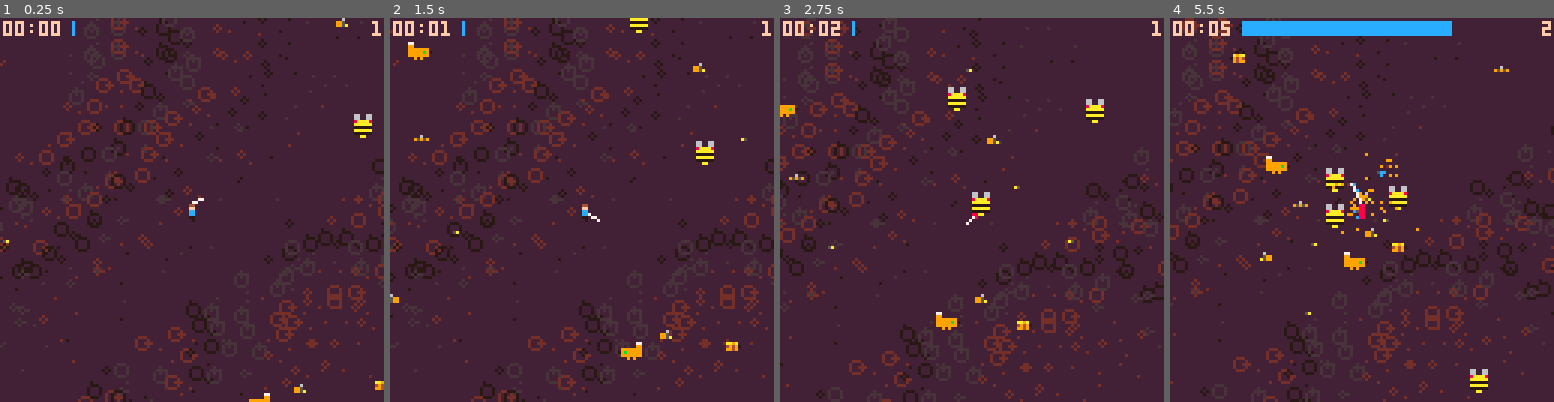
Above: before the commit, frames 1-4 (left to right).
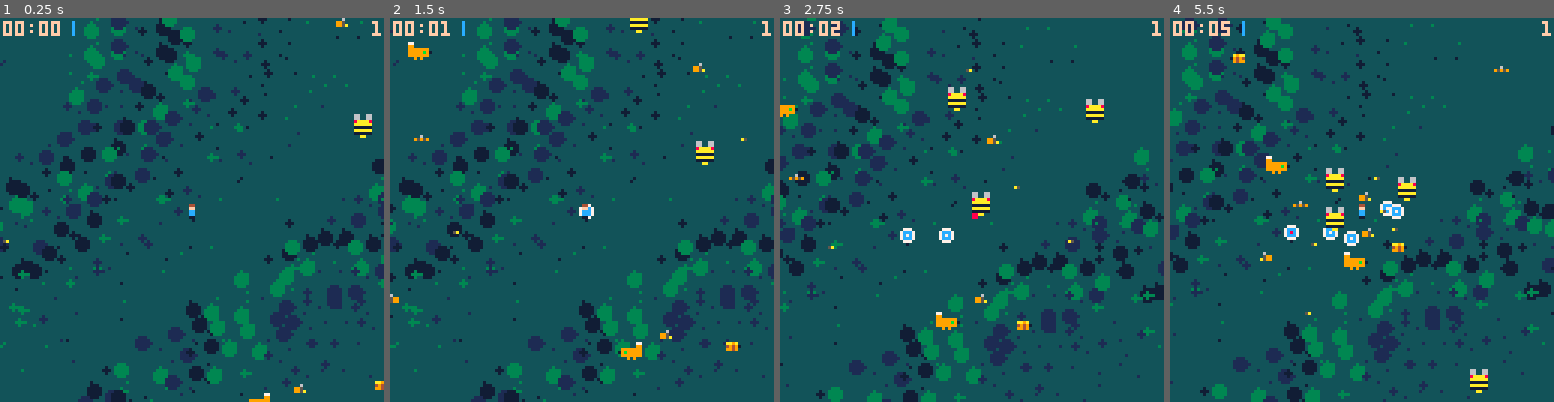
Above: after the commit, the same moments.

Repository: darabos/pico-8-projects
Game: PICO-8 cartridge buzz-survivor.p8
The game is run twice, just before and just after one commit, with the same random seed, the same clock (stepped at 60 frames per second) and the same inputs.
Inputs:
- Up to frame 1 (0.25 s): no input
- Up to frame 2 (1.5 s): no input
- Up to frame 3 (2.75 s): hold Right 1.6-2.1 s; hold Up 2.15-2.42 s; hold Right from 2.47 s (still down)
- Up to frame 4 (5.5 s): release Right at 3.03 s; hold Left 3.08-3.58 s; hold Down 3.63-3.97 s; hold Right 4.02-4.68 s; hold Up 4.73-5.03 s; hold Left from 5.08 s (still down)

The runs differ from the first frame. In frame 1, 99% of the frame differs, in the area x 0-100%, y 0-100%; in frame 2, 99%; in frame 3, 99%; in frame 4, 99%.

Commit message:
Traps deal damage.

Diff:
--- a/buzz-survivor.p8
+++ b/buzz-survivor.p8
@@ -39,13 +39,54 @@
     end
    end
   end},
+
+ {name="trap",
+  lasttime=0,len=5,spd=1,dmg=10,
+  traps={},
+  drawunder=function(s)
+   foreach(s.traps,function(t)
+    local tt=ts-t.ts
+    if tt<0 then
+     circfill(t.x,t.y,2,7)
+     rect(t.x-1,t.y-1,t.x+1,t.y+1,12)
+     if tt>-50 and tt\5%2==1 then
+      pset(t.x,t.y,8)
+     end
+    end
+   end)
+  end,
+  draw=function(s)
+   foreach(s.traps,function(t)
+    local tt=(ts-t.ts)/5
+    if tt>0 then
+     local r=tt^2*s.len
+     circ(t.x,t.y,r-1,12)
+     circ(t.x,t.y,r,7)
+    end
+   end)
+  end,
+  update=function(s)
+   foreach(s.traps,function(t)
+    local tt=ts-t.ts
+    if tt>5 then
+     del(s.traps,t)
+     colliders(collisionmap,t,s.len,function(e,cell)
+      hit(e,s.dmg)
+     end)
+    end
+   end)
+   if ts-s.lasttime>30/s.spd then
+    s.lasttime=ts
+    add(s.traps,{x=p.x,y=p.y,ts=ts+150/s.spd})
+   end
+  end},
 }
 
 function _init()
  p={
   x=rnd(10000)-5000,y=rnd(10000)-5000,
   spr=1,spd=1,level=1,xp=0,
-  weapons={wpnclasses[1]},
+  weapons={wpnclasses[2]},
  }
  cam={x=p.x,y=p.y}
  start_time=t()
@@ -56,7 +97,7 @@
   add(enemies,newenemy())
  end
  ts=0
- biome=2
+ biome=1
 end
 
 function setpal(c)
@@ -119,6 +160,12 @@
    pset(v[i].x,v[i].y,12)
   end end
  end end
+ --weapons below
+ foreach(p.weapons,function(w)
+  if w.drawunder then
+   w.drawunder(w)
+  end
+ end)
  --player
  if p.wounded then
   setpal(8)
@@ -175,12 +222,15 @@
 function colliders(
  list,center,radius,fn)
  local pk=collisionkey(center,-5)
- for i=0,1 do for j=0,1 do
+ local low=-max(0,(radius+4)\10)
+ local high=max(1,(radius+14)\10)
+ local r2=radius^2
+ for i=low,high do for j=low,high do
   local cell=list[pk+i+100*j]
   foreach(cell,function(o)
    local dx=o.x-center.x
    local dy=o.y-center.y
-   if abs(dx)+abs(dy)<radius then
+   if dx^2+dy^2<r2 then
     fn(o,cell)
    end
   end)
@@ -299,7 +349,7 @@
  r=rnd()^2
  e.spr=flr(r*9+2)
  e.hp=e.spr^2
- e.xp=e.hp
+ e.xp=e.spr-1
  e.r=e.spr
  return e
 end
Not shown, changed: the sound effects (__sfx__) section of buzz-survivor.p8
